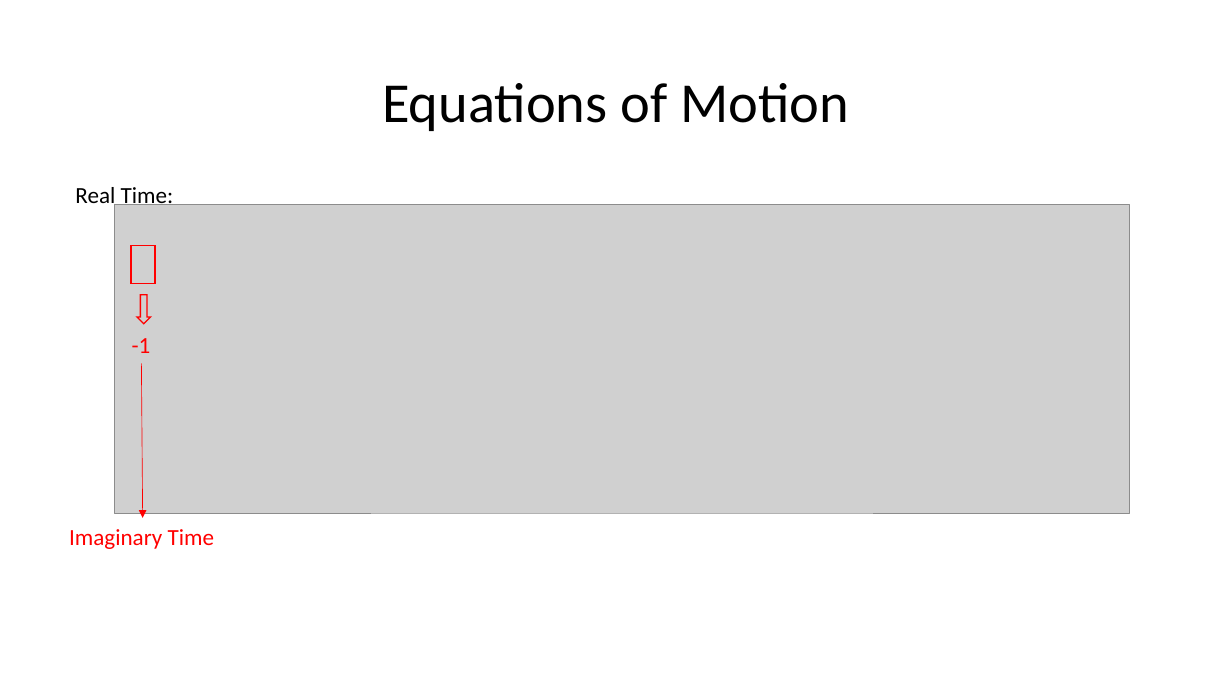
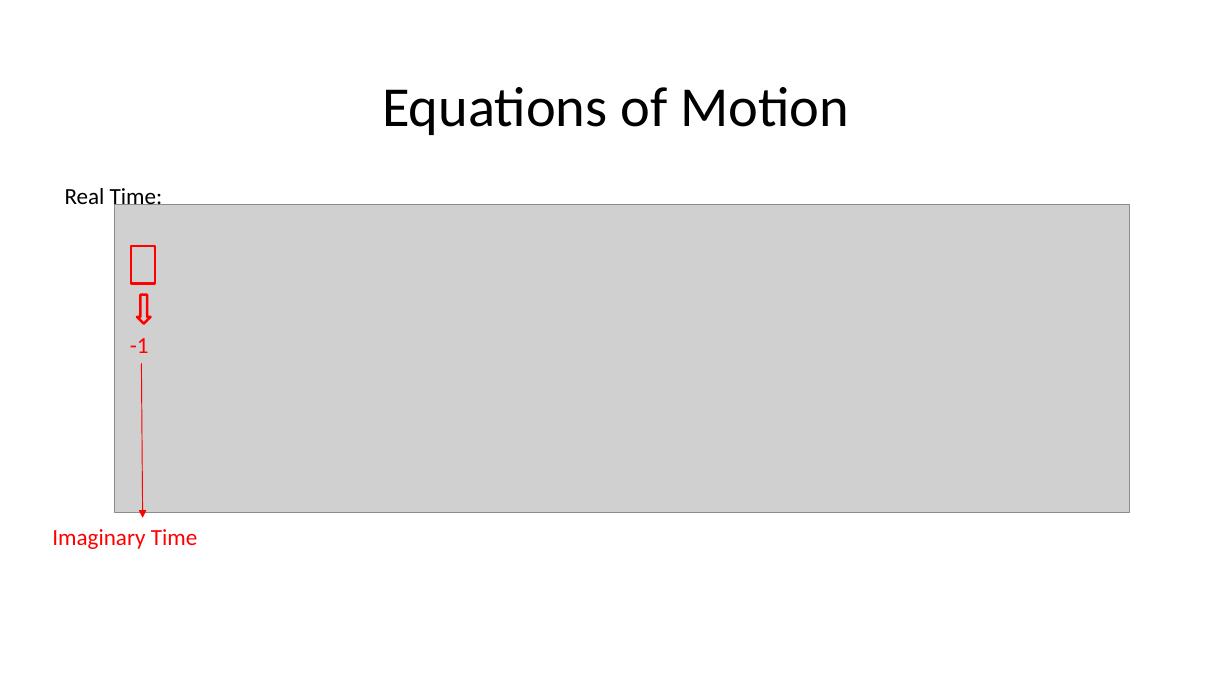
Before and after one commit to kseetharam/zwPolaron, a slide deck: slide 4 of figures/dyn_stat_comparison.pptx. Drawn at 1232x693 pixels with LibreOffice and Linux fonts; fonts in the diff are those of the drawing; grey boxes stand for pictures. Boxes give left, top, right and bottom in pixels: in the first picture for what was removed or moved away, otherwise in the second. Text is boxed around its words. In the diff, an @@ line names an element or a change of style, - is before the commit and + after.

```diff
--- a/figures/dyn_stat_comparison.pptx
+++ b/figures/dyn_stat_comparison.pptx
@@ text "Equations of Motion" at bbox=[382, 87, 849, 135]: line spacing 0.9 to 1 @@
@@ text "Real Time:": place and size @@
-text "Real Time:" at bbox=[75, 187, 174, 210]
+text "Real Time:" at bbox=[65, 188, 163, 210]
@@ down arrow at bbox=[137, 295, 151, 323]: outline #FF0000 1 pt to #FF0000 2 pt; proportions changed @@
@@ arrow removed from (141, 363) to (142, 518) @@
@@ freeform shape added at bbox=[141, 363, 142, 518], outline #FF0000 0.75 pt @@
@@ text "Imaginary Time": place and size @@
-text "Imaginary Time" at bbox=[69, 529, 214, 549]
+text "Imaginary Time" at bbox=[52, 529, 197, 549]
```
Also in this commit, not shown: 6 other slides changed, 1 slide added, 10 other files.
